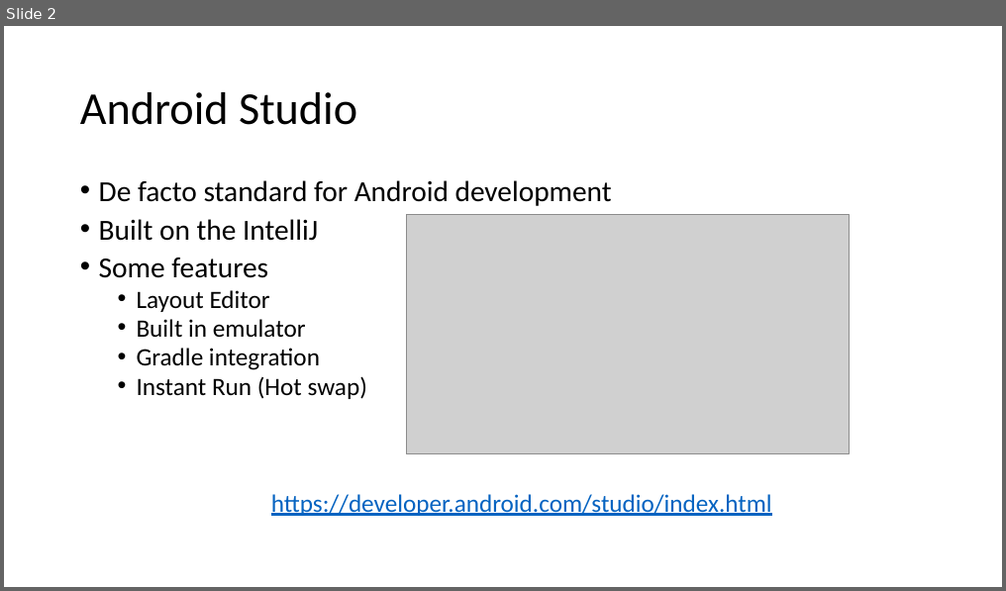
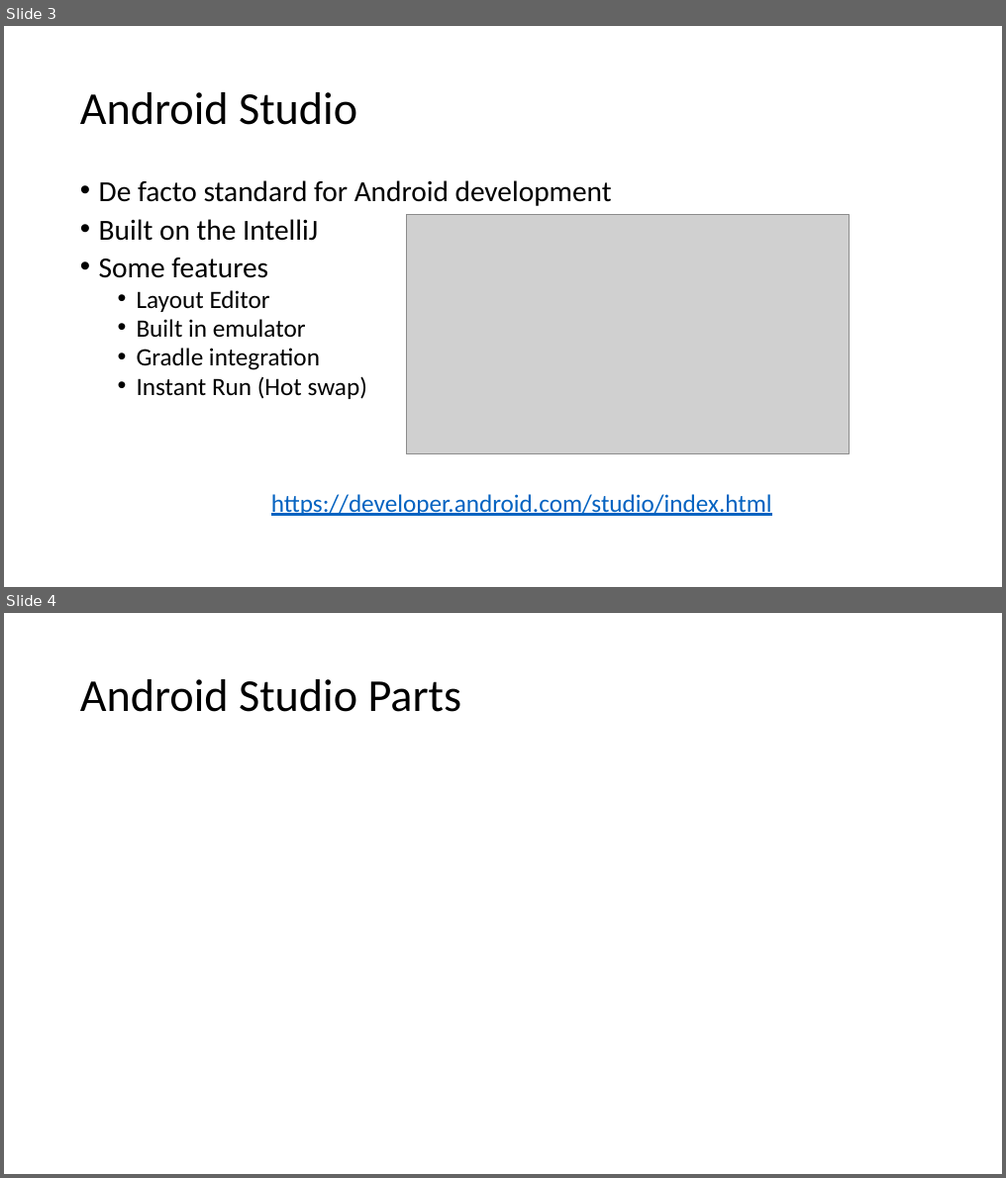
Before and after one commit to Batch-xx/Android-Lunch-Learn, a slide deck: slides/Android Studio_Activities_Fragments.pptx. Shown one above the other, each under a label of ours: slide 2 before the commit, slides 3 and 4 after it. The pictures are 1006x591 and 1006x1178 pixels, drawn with LibreOffice and Linux fonts; fonts in the diff are those of the drawing; grey boxes stand for pictures. Boxes give left, top, right and bottom in pixels: in the first picture for what was removed or moved away, otherwise in the second. Text is boxed around its words. In the diff, an @@ line names an element or a change of style, - is before the commit and + after.

```diff
--- a/slides/Android Studio_Activities_Fragments.pptx
+++ b/slides/Android Studio_Activities_Fragments.pptx
@@ slide 4 added at (4, 613, 1002, 1174), background #FFFFFF @@
@@ title added at (80, 679, 462, 712), 44 pt, text #000000 @@
+Android Studio Parts
@@ what was slide 2 is now slide 3 @@
```
Also in this commit, not shown: 1 slide changed, 3 other slides added, 1 slide removed.
